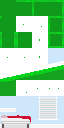
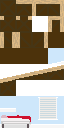
The second w=64, h=128 image is a revision of the first. Changes to its layers:
showed "4_Big10 copy" over (0, 0, 64, 96)
hid "2_campRandall sheet" over (0, 0, 64, 96)
